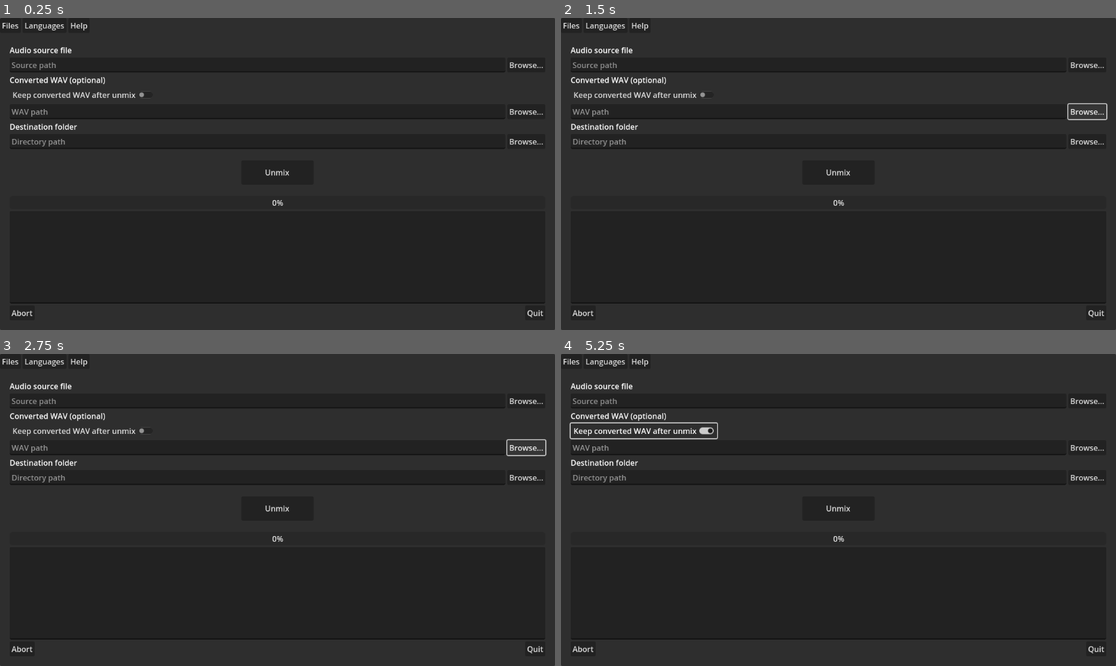
Above: before the commit, frames 1-4 (two rows, left to right).
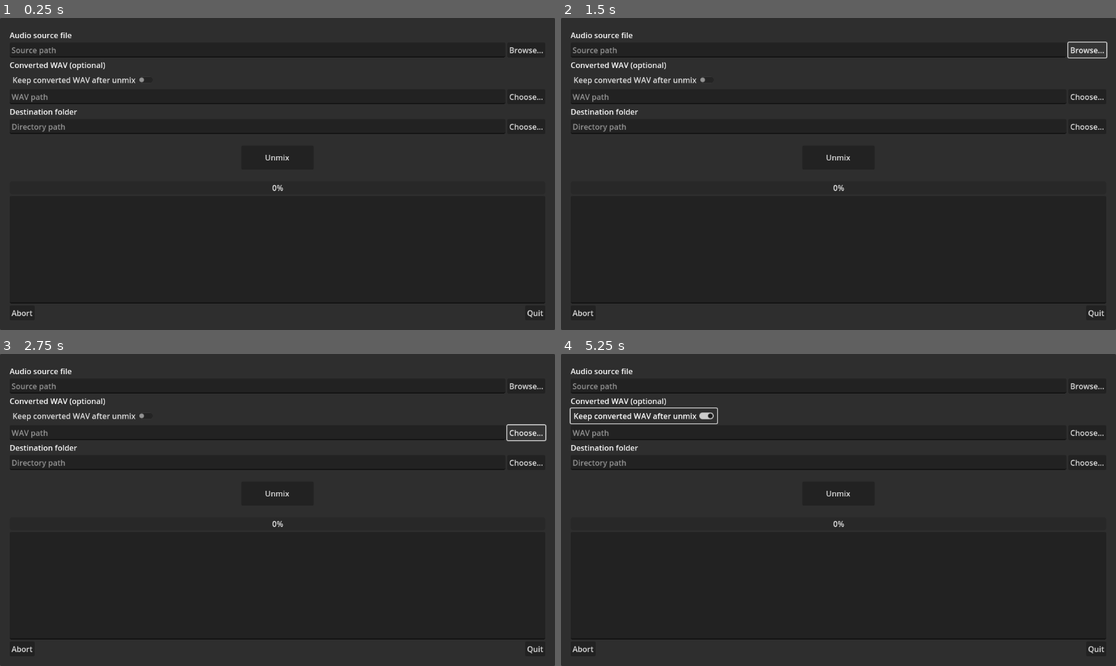
Above: after the commit, the same moments.

Repository: erwan-privat/unmix-gui
Game: Godot game, scene res://main.tscn
Two runs of this game, one before a commit and one after it. Both use one fixed random seed, a clock stepped at 60 frames per second and the inputs below.
Inputs:
- Up to frame 1 (0.25 s): no input
- Up to frame 2 (1.5 s): click "Browse..." at 0.5 s; click "Browse..." at 1.25 s
- Up to frame 3 (2.75 s): click "Browse..." (after the commit: "Choose...") at 2 s
- Up to frame 4 (5.25 s): click "Browse..." at 2.75 s; click "Browse..." (after the commit: "Choose...") at 3.5 s; click "Abort" at 4.25 s; click "Keep converted WAV after unmix" at 5 s

The runs differ from the first frame. In frame 1, 3.1% of the frame differs, in the area x 0-98%, y 1-61%; in frame 2, 3.3%; in frame 3, 3.3%; in frame 4, 3.6%.
Error after the commit: Parse Error: Expected end of statement after variable declaration, found "," instead. (res://menu_bar.gd:38)

Commit message:
i18n done

Diff:
--- a/src/main.gd
+++ b/src/main.gd
@@ -5,14 +5,25 @@
 const DOT = "."
 const WAV = "wav"
 
+const CFG_PATH = "user://config.ini"
+const CFG_LANG = "lang"
+const CFG_LAST = "last"
+
 
 func _ready() -> void:
 	%AbortBtn.pressed.connect(abort)
 	%QuitBtn.pressed.connect(quit)
+	load_settings()
 
 func _process(_delta):
 	if Input.is_action_pressed("quit"):
 		quit()
+
+
+func _notification(what):
+	if what == NOTIFICATION_WM_CLOSE_REQUEST:
+		save_settings()
+		get_tree().quit()
 
 
 # Events #
@@ -87,6 +98,21 @@
 
 # Main functions #
 
+
+func save_settings() -> void:
+	var cf := ConfigFile.new()
+	cf.set_value("", CFG_LANG, TranslationServer.get_locale())
+	cf.set_value("", CFG_LAST, %SourceTxt.text)
+	cf.save(CFG_PATH)
+
+
+func load_settings() -> void:
+	var cf := ConfigFile.new()
+	cf.load(CFG_PATH)
+	TranslationServer.set_locale(cf.get_value("", CFG_LANG))
+	%SourceTxt.text = cf.get_value("", CFG_LAST)
+
+
 ## Return an array containing the conversion from the string
 ## "/full/path/filename.ext" to ["/full/path", "filename",
 ## "ext"]
@@ -125,9 +151,10 @@
 
 
 func abort() -> void:
-	print(tr("abort"))
+	print("abort")
 
 
 func quit() -> void:
 	print("quit")
-	get_tree().quit()
+	get_tree().root.propagate_notification(
+			NOTIFICATION_WM_CLOSE_REQUEST)
--- a/src/main.tscn
+++ b/src/main.tscn
@@ -70,7 +70,7 @@
 [node name="WavPathBtn" type="Button" parent="MenuContentVBox/MarginContainer/MainVBox/WavHBox"]
 unique_name_in_owner = true
 layout_mode = 2
-text = "Browse..."
+text = "Choose..."
 
 [node name="DestinationLbl" type="Label" parent="MenuContentVBox/MarginContainer/MainVBox"]
 layout_mode = 2
@@ -88,7 +88,7 @@
 [node name="DirPathBtn" type="Button" parent="MenuContentVBox/MarginContainer/MainVBox/DestinationHBox"]
 unique_name_in_owner = true
 layout_mode = 2
-text = "Browse..."
+text = "Choose..."
 
 [node name="MarginContainer" type="MarginContainer" parent="MenuContentVBox/MarginContainer/MainVBox"]
 layout_mode = 2
--- a/src/menu_bar.gd
+++ b/src/menu_bar.gd
@@ -21,20 +21,20 @@
 	]
 
 var menu = {
-	&"Files": {
-		&"Open...": {
-			SK: &"open",
-			CB: _on_file_open,
-		},
-		# &"Open directory...": {
-		# 	SK: &"open",
-		# 	CB: _on_files_open_dir,
-		# },
-		SEP: null,
-		&"Quit": {
-			SK: &"quit",
-			CB: _on_files_quit,
-		},
+	# &"Files": {
+	# 	# &"Open...": {
+	# 	# 	SK: &"open",
+	# 	# 	CB: _on_file_open,
+	# 	# },
+	# 	# &"Open directory...": {
+	# 	# 	SK: &"open",
+	# 	# 	CB: _on_files_open_dir,
+	# 	# },
+	# 	SEP: null,
+	# 	&"Quit": {
+	# 		SK: &"quit",
+	# 		CB: _on_files_quit,
+	# 	},
 	},
 	&"Languages": {
 		&"English": {
@@ -101,6 +101,7 @@
 
 func _on_lang(lang: StringName) -> void:
 	print("Changing language to ", lang)
+	TranslationServer.set_locale(lang)
 
 func _on_help_github() -> void:
 	OS.shell_open(GITHUB)
--- a/src/project.godot
+++ b/src/project.godot
@@ -38,6 +38,10 @@
 ]
 }
 
+[internationalization]
+
+locale/translations=PackedStringArray("res://translations.fr.translation")
+
 [rendering]
 
 renderer/rendering_method="gl_compatibility"
--- /dev/null
+++ b/src/translations.csv
@@ -0,0 +1,16 @@
+keys,fr
+Files,Fichiers
+Languages,Langues
+Help,Aide
+GitHub page...,Page GitHub...
+Audio source file,Fichier audio source
+Source path,Chemin du ficher source
+Browse...,Ouvrir...
+Converted WAV (optional),Emplacement du fichier WAV converti
+WAV path,Chemin du WAV
+Choose...,Choisir...
+Destination folder,Répertoire de destination
+Directory path,Chemin du répertoire
+Unmix,Démixer
+Abort,Annuler
+Quit,Quitter
Binary file added: src/translations.fr.translation
